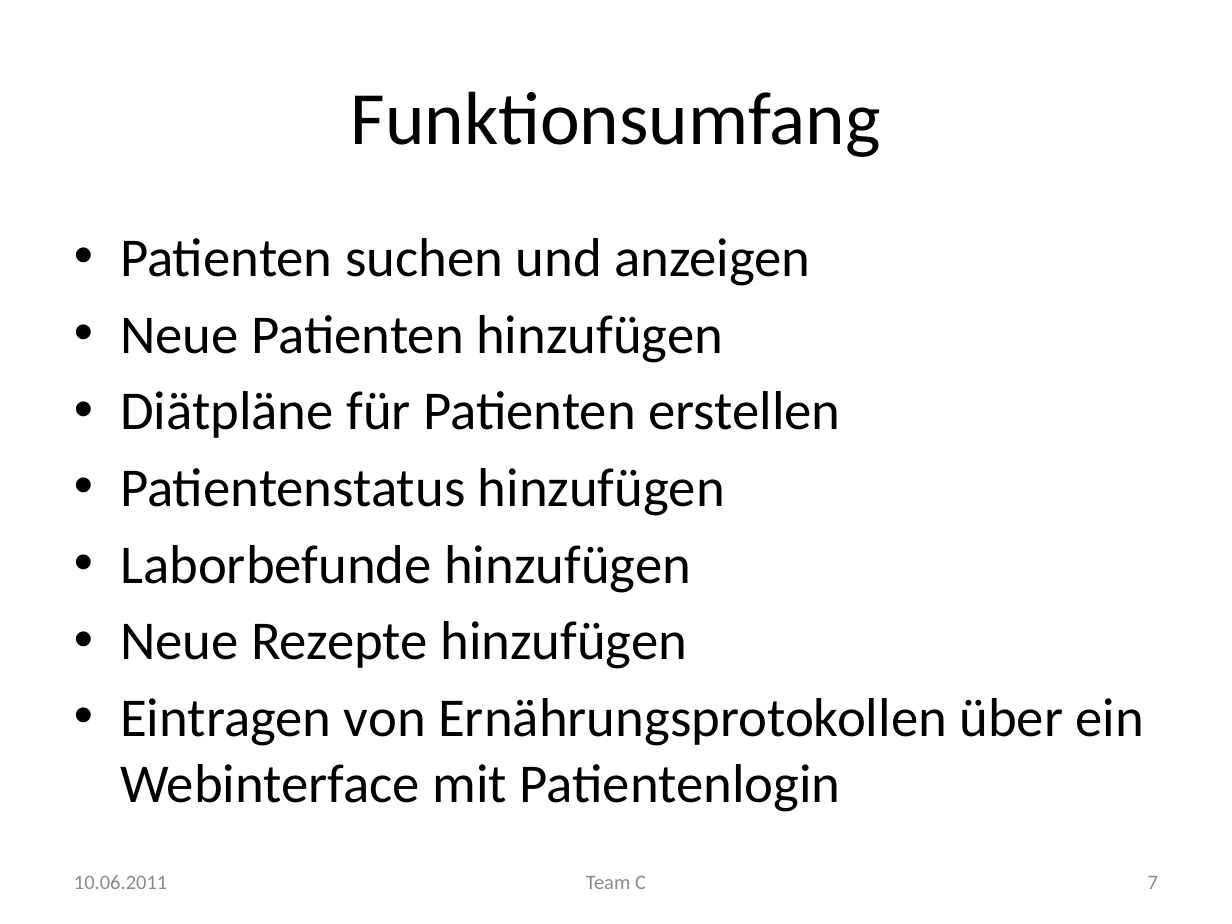
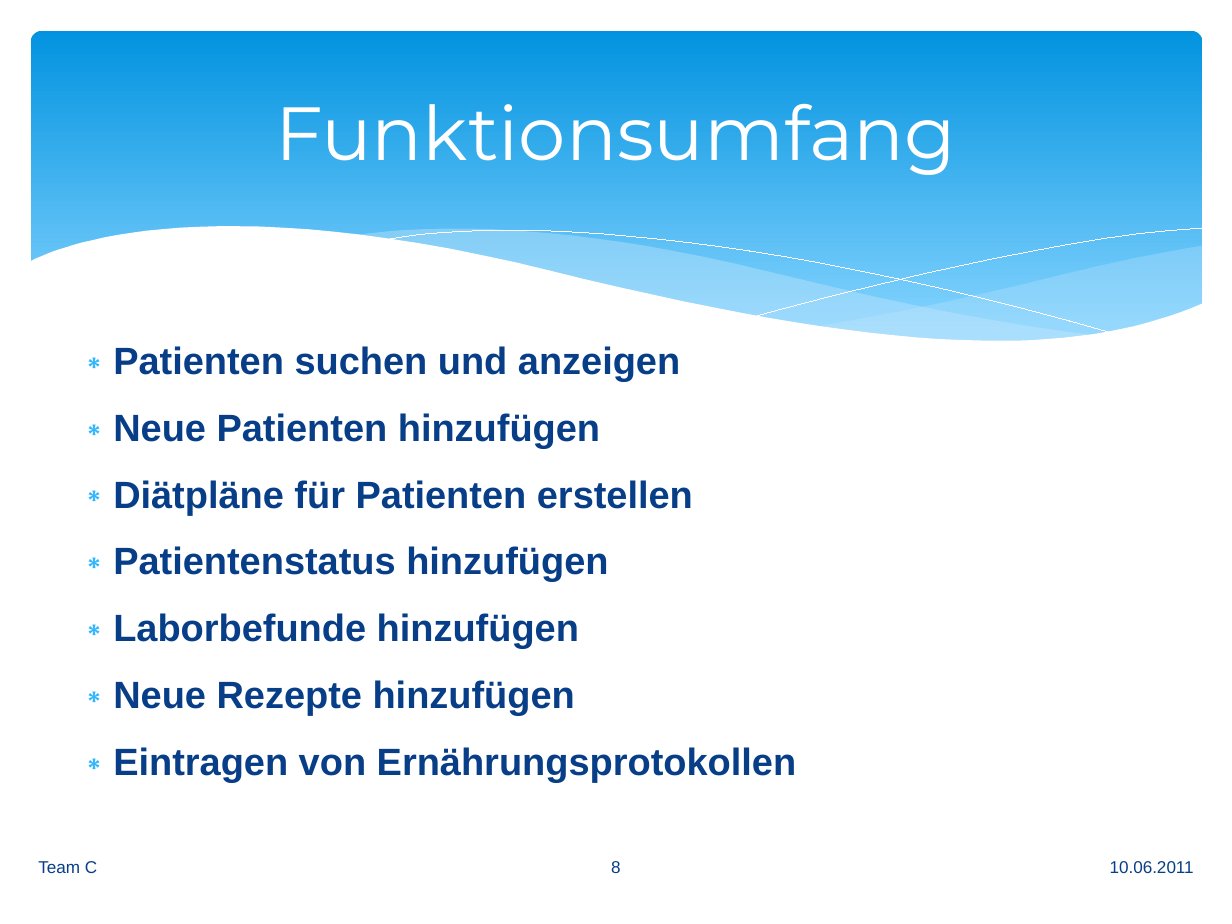
Before and after one commit to manuelTscholl/easydiet-team-c, a slide deck: slide 8 of doc/Abschluss/EasyDiet.pptx (slide 7 before the commit). Drawn at 1232x924 pixels with LibreOffice and Linux fonts; fonts in the diff are those of the drawing. Boxes give left, top, right and bottom in pixels: in the first picture for what was removed or moved away, otherwise in the second. Text is boxed around its words. In the diff, an @@ line names an element or a change of style, - is before the commit and + after.

```diff
--- a/doc/Abschluss/EasyDiet.pptx
+++ b/doc/Abschluss/EasyDiet.pptx
@@ rounded rectangle added at box(31, 31, 1202, 363), fill gradient #0293E0 to #83D3FE @@
@@ title "Funktionsumfang": place and size @@
-title "Funktionsumfang" at box(351, 91, 881, 157)
+title "Funktionsumfang" at box(275, 104, 956, 175)
@@ title "Funktionsumfang" at box(275, 104, 956, 175): font Calibri to Montserrat, text colour #000000 to #FFFFFF @@
@@ group added at box(28, 227, 1204, 405): 5 freeform shapes @@
@@ text "Patienten suchen und anzeigen": place and size @@
-text "Patienten suchen und anzeigen" at box(120, 238, 1145, 812)
+text "Patienten suchen und anzeigen" at box(113, 346, 796, 782)
@@ text at box(113, 346, 693, 715): size 32 to 22.2 pt, font Calibri to Arial, text colour #000000 to #073E87, bold on in "Patienten suchen und anzeigen", "Neue Patienten hinzufügen", "Diätpläne für Patienten erstellen", "Patientenstatus hinzufügen" and 2 more places; bullet • to ∗; line spacing 1 to 1.3; less space between paragraphs @@
@@ text at box(113, 747, 796, 782): text changed; size 32 to 22.2 pt; font Calibri to Arial; text colour #000000 to #073E87; bold on @@
-• Eintragen von Ernährungsprotokollen über ein Webinterface mit Patientenlogin
+∗ Eintragen von Ernährungsprotokollen
@@ text "Team C": place and size @@
-text "Team C" at box(586, 876, 646, 889)
+text "Team C" at box(38, 861, 97, 873)
@@ text "Team C" at box(38, 861, 97, 873): size 12 to 10 pt, font Calibri to Arial, text colour #8C8C8C to #073E87; alignment centre to left @@
@@ page number added at box(611, 861, 621, 873), 10 pt, text #073E87 @@
+8
@@ text "10.06.2011": place and size @@
-text "10.06.2011" at box(74, 875, 167, 889)
+text "10.06.2011" at box(1110, 861, 1194, 873)
@@ text "10.06.2011" at box(1110, 861, 1194, 873): size 12 to 10 pt, font Calibri to Arial, text colour #8C8C8C to #073E87; alignment left to right @@
@@ page number removed at box(1148, 876, 1158, 889) @@
-7
```
Also in this commit, not shown: 25 other slides changed, 3 slides added.
